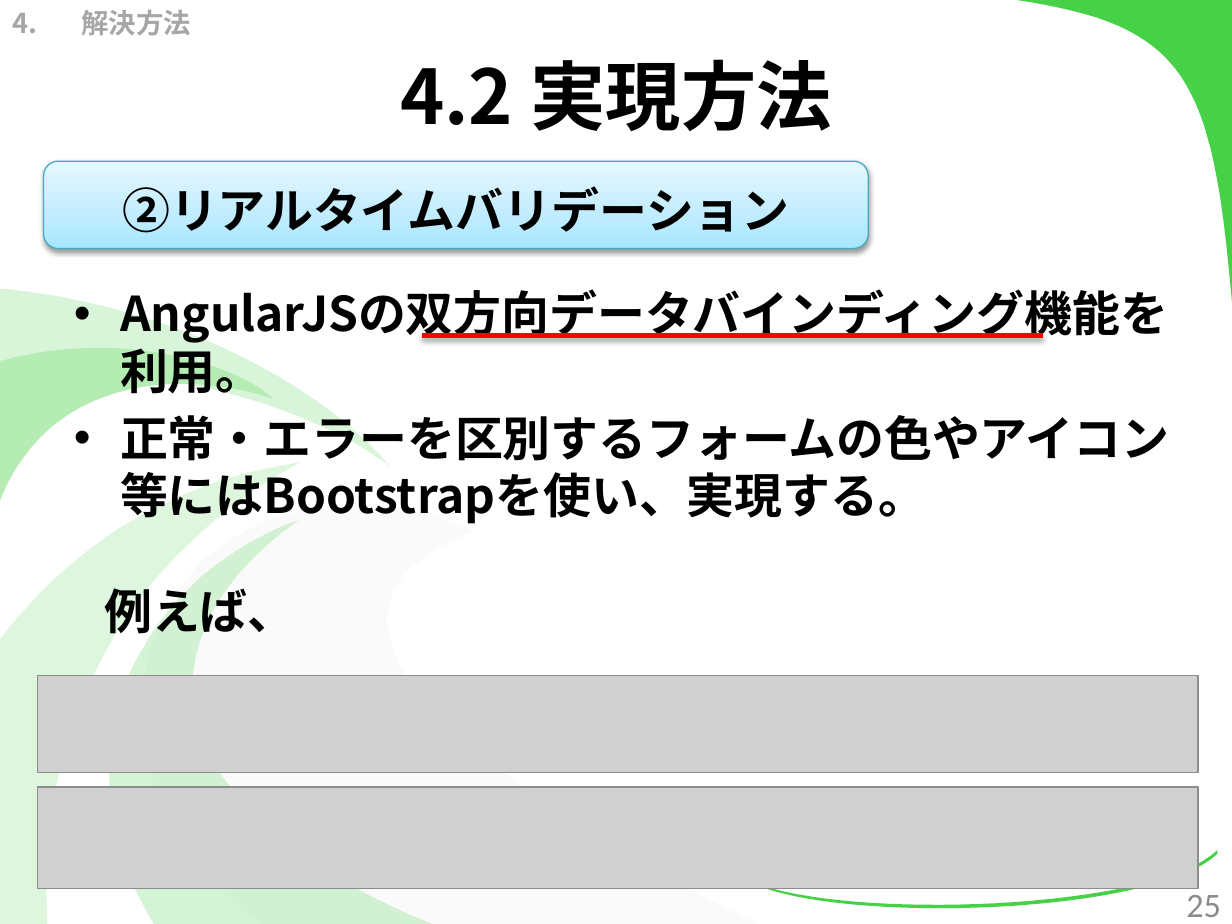
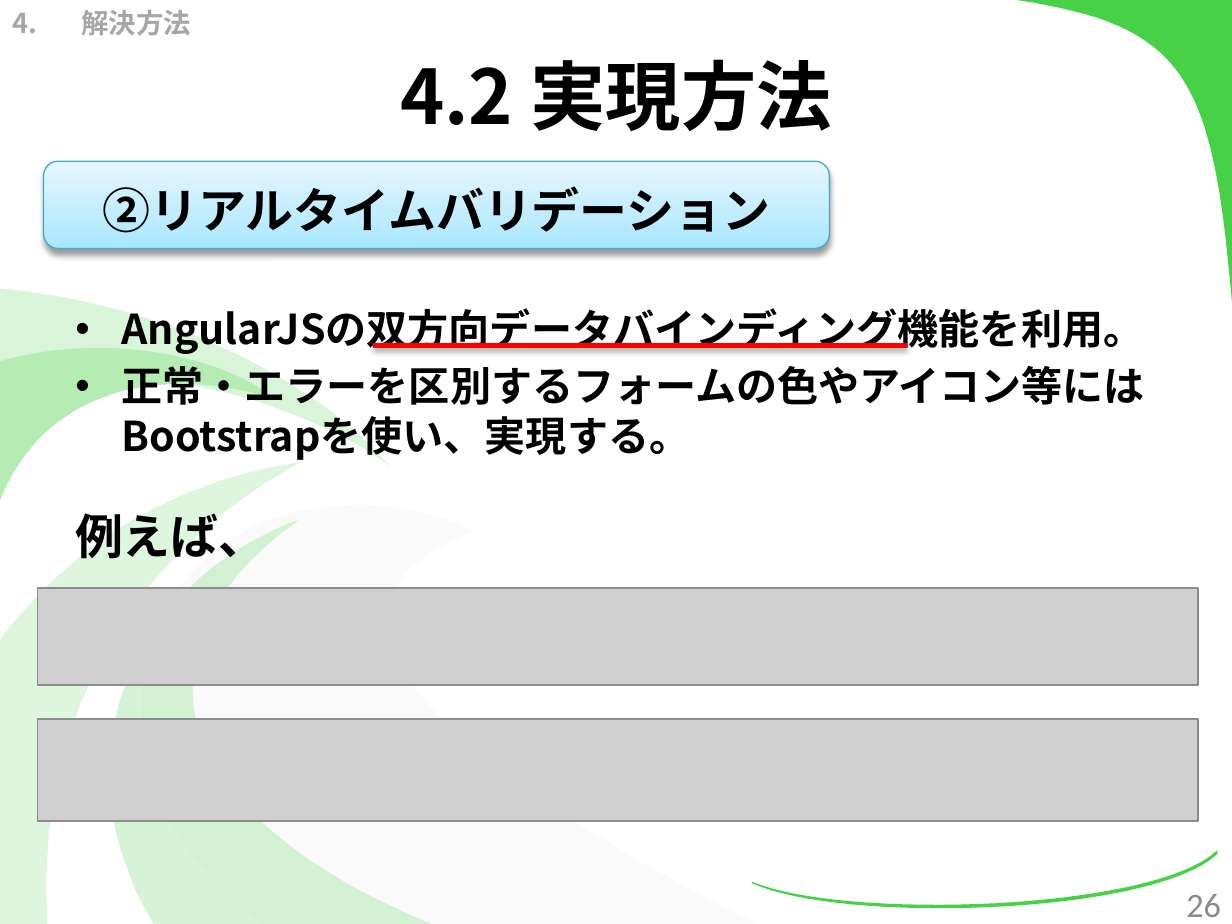
Before and after one commit to kotaro0717/Report-Management, a slide deck: slide 26 of 1.中間報告/3.発表資料/report_hokada.pptx (slide 25 before the commit). Drawn at 1232x924 pixels with LibreOffice and Linux fonts; fonts in the diff are those of the drawing; grey boxes stand for pictures. Boxes give left, top, right and bottom in pixels: in the first picture for what was removed or moved away, otherwise in the second. Text is boxed around its words. In the diff, an @@ line names an element or a change of style, - is before the commit and + after.

```diff
--- a/1.中間報告/3.発表資料/report_hokada.pptx
+++ b/1.中間報告/3.発表資料/report_hokada.pptx
@@ rounded rectangle "②リアルタイムバリデーション": place and size @@
-rounded rectangle "②リアルタイムバリデーション" at box(43, 161, 867, 249)
+rounded rectangle "②リアルタイムバリデーション" at box(43, 161, 829, 249)
@@ rounded rectangle "②リアルタイムバリデーション" at box(43, 161, 829, 249): shadow changed @@
@@ text "AngularJSの双方向データバインディング機能を利用。": place and size @@
-text "AngularJSの双方向データバインディング機能を利用。" at box(120, 340, 1169, 525)
+text "AngularJSの双方向データバインディング機能を利用。" at box(122, 308, 1145, 460)
@@ text "AngularJSの双方向データバインディング機能を利用。" at box(122, 308, 1145, 460): size 28 to 24 pt @@
@@ line moved from (423, 336) - (1042, 336) to (373, 346) - (907, 346) @@
@@ text "例えば、": place and size @@
-text "例えば、" at box(104, 588, 295, 634)
+text "例えば、" at box(75, 513, 266, 559)
@@ picture: place and size @@
-picture at box(37, 675, 1198, 772)
+picture at box(37, 588, 1198, 685)
@@ picture: place and size @@
-picture at box(37, 787, 1198, 890)
+picture at box(37, 719, 1198, 822)
@@ page number at box(1186, 894, 1221, 917): text changed @@
-25
+26
```
Also in this commit, not shown: 33 other slides changed, 3 slides added, 5 slides removed.
